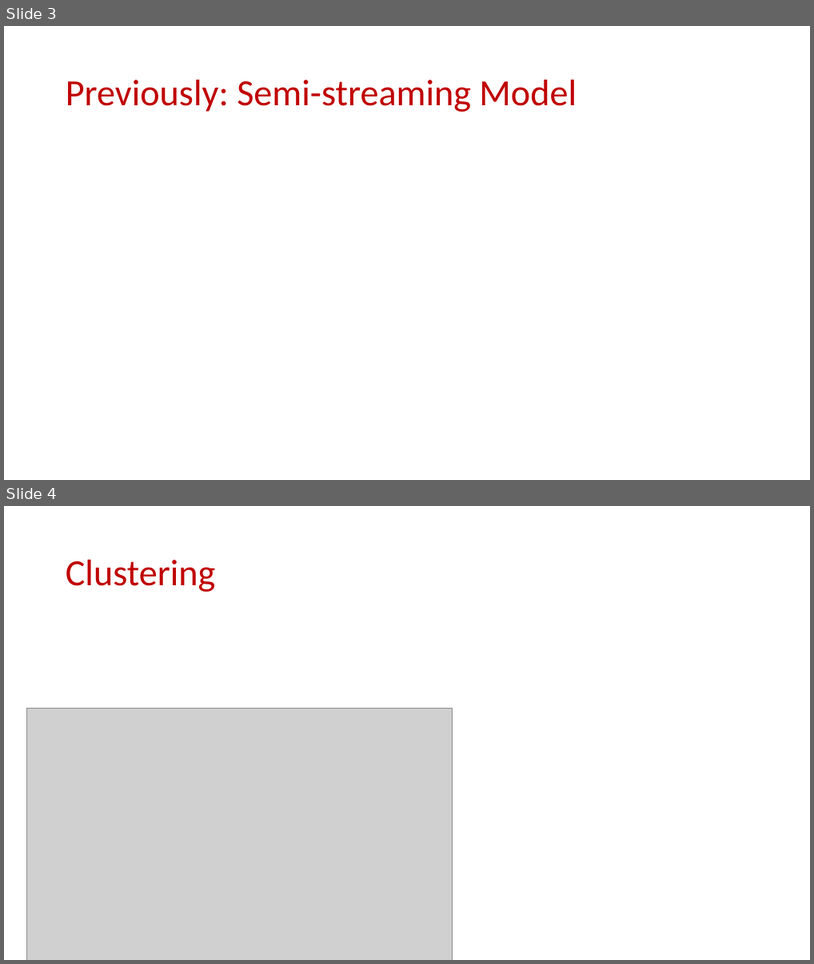
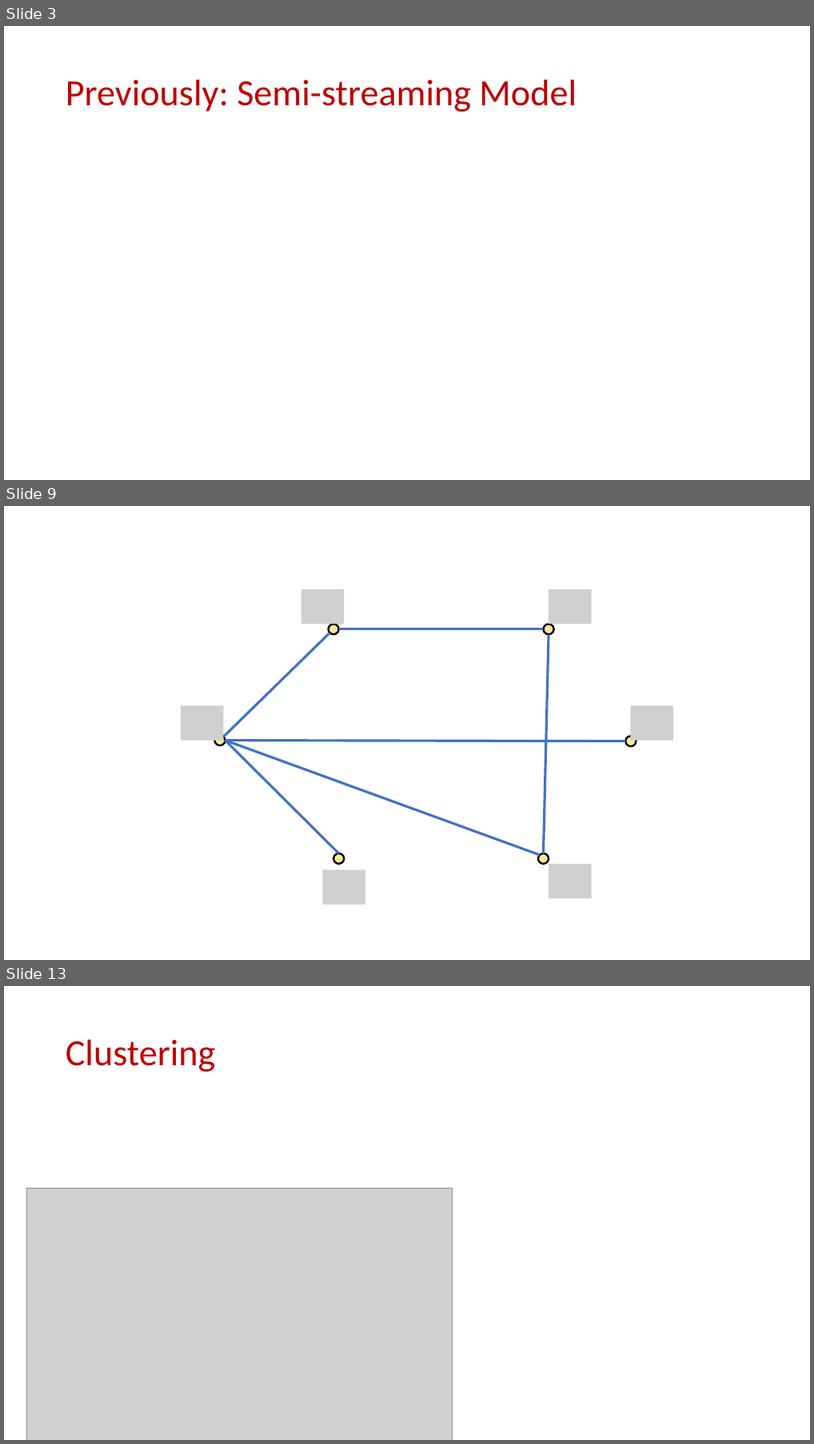
Before and after one commit to samsonzhou/samsonzhou.github.io, a slide deck: CSCE689-23/L21.pptx. Shown one above the other, each under a label of ours: slides 3 and 4 before the commit, slides 3, 9 and 13 after it; the slides between them are not shown. The pictures are 814x964 and 814x1444 pixels, drawn with LibreOffice and Linux fonts; fonts in the diff are those of the drawing; grey boxes stand for pictures. Boxes give left, top, right and bottom in pixels: in the first picture for what was removed or moved away, otherwise in the second. Text is boxed around its words. In the diff, an @@ line names an element or a change of style, - is before the commit and + after.

```diff
--- a/CSCE689-23/L21.pptx
+++ b/CSCE689-23/L21.pptx
@@ slide 9 added at bbox=[4, 506, 810, 960], background #FFFFFF @@
@@ picture added at bbox=[302, 589, 345, 624] @@
@@ picture added at bbox=[549, 589, 592, 624] @@
@@ ellipse added at bbox=[328, 624, 338, 634], fill #FFE699, outline #000000 2.25 pt @@
@@ ellipse added at bbox=[544, 624, 554, 634], fill #FFE699, outline #000000 2.25 pt @@
@@ line added from (223, 736) to (330, 633), #4472C4 3 pt @@
@@ line added from (339, 629) to (544, 629), #4472C4 3 pt @@
@@ line added from (549, 634) to (544, 853), #4472C4 3 pt @@
@@ picture added at bbox=[181, 706, 223, 740] @@
@@ picture added at bbox=[630, 706, 674, 740] @@
@@ ellipse added at bbox=[214, 735, 225, 745], fill #FFE699, outline #000000 2.25 pt @@
@@ line added from (226, 740) to (339, 853), #4472C4 3 pt @@
@@ line added from (226, 740) to (540, 855), #4472C4 3 pt @@
@@ line added from (226, 740) to (626, 740), #4472C4 3 pt @@
@@ ellipse added at bbox=[626, 736, 636, 746], fill #FFE699, outline #000000 2.25 pt @@
@@ ellipse added at bbox=[334, 853, 344, 864], fill #FFE699, outline #000000 2.25 pt @@
@@ ellipse added at bbox=[538, 853, 549, 864], fill #FFE699, outline #000000 2.25 pt @@
@@ picture added at bbox=[549, 864, 592, 898] @@
@@ picture added at bbox=[323, 869, 366, 904] @@
@@ what was slide 4 is now slide 13 @@
```
Also in this commit, not shown: 8 other slides added.
